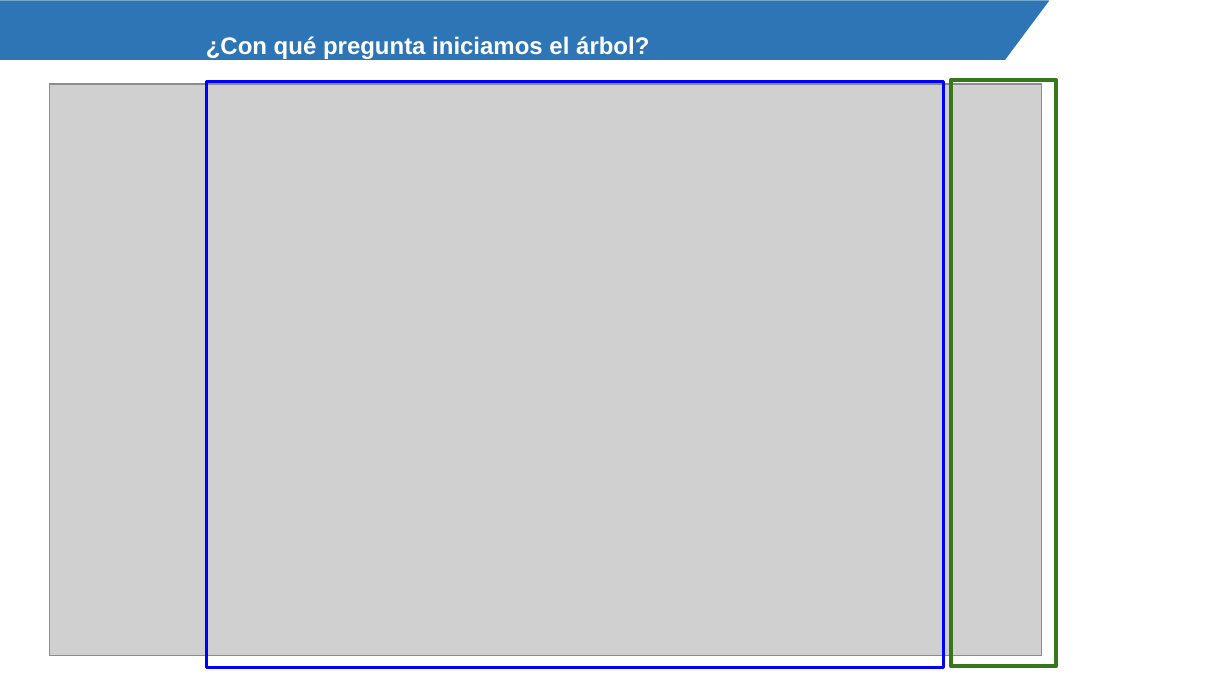
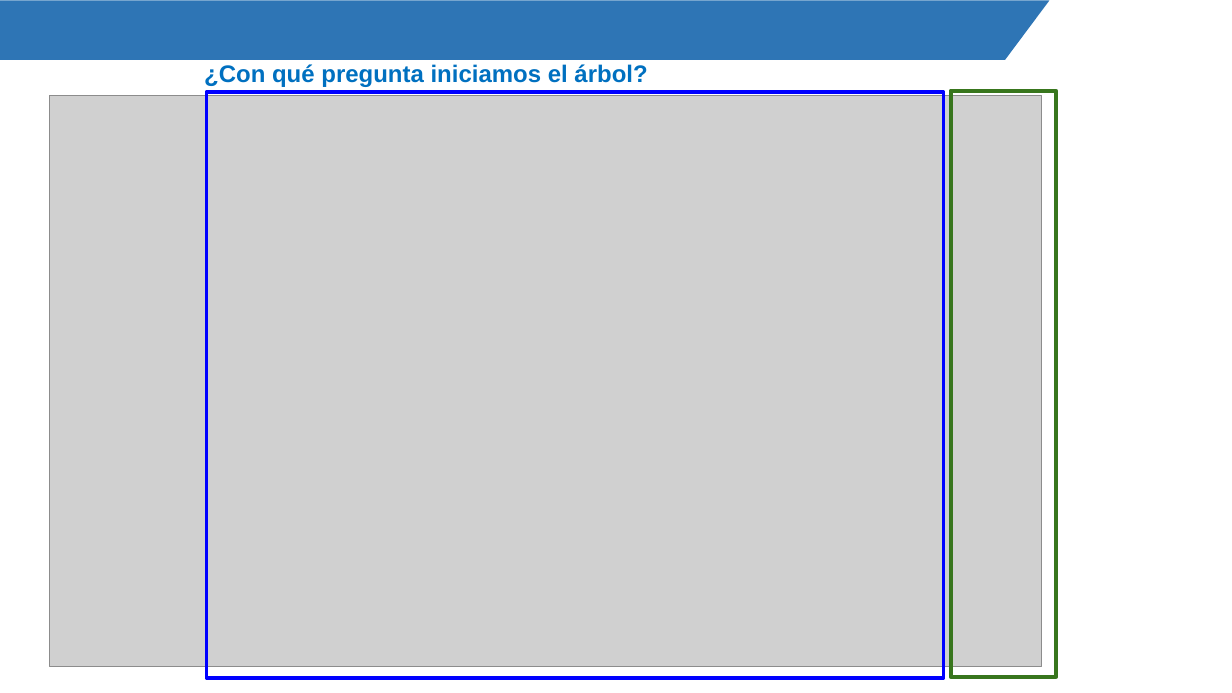
Before and after one commit to Mily3000/Diplomatura-de-Especializacion-en-Desarrollo-de-Aplicaciones-con-IA, a slide deck: slide 11 of Fundamentos de Machine Learning/2. Árboles de decisión.pptx. Drawn at 1232x693 pixels with LibreOffice and Linux fonts; fonts in the diff are those of the drawing; grey boxes stand for pictures; background and template pictures are left out. Boxes give left, top, right and bottom in pixels: in the first picture for what was removed or moved away, otherwise in the second. Text is boxed around its words. In the diff, an @@ line names an element or a change of style, - is before the commit and + after.

```diff
--- a/Fundamentos de Machine Learning/2. Árboles de decisión.pptx
+++ b/Fundamentos de Machine Learning/2. Árboles de decisión.pptx
@@ text "¿Con qué pregunta iniciamos el ...": place and size @@
-text "¿Con qué pregunta iniciamos el ..." at bbox=[206, 36, 649, 59]
+text "¿Con qué pregunta iniciamos el ..." at bbox=[204, 64, 647, 87]
@@ text "¿Con qué pregunta iniciamos el ..." at bbox=[204, 64, 647, 87]: text colour #FFFFFF to #0070C0 @@
@@ 2 rectangles, 1 picture: place and size @@
-2 rectangles, 1 picture at bbox=[49, 80, 1057, 668]
+2 rectangles, 1 picture at bbox=[49, 91, 1057, 679]
```
Also in this commit, not shown: 1 other slide changed.
